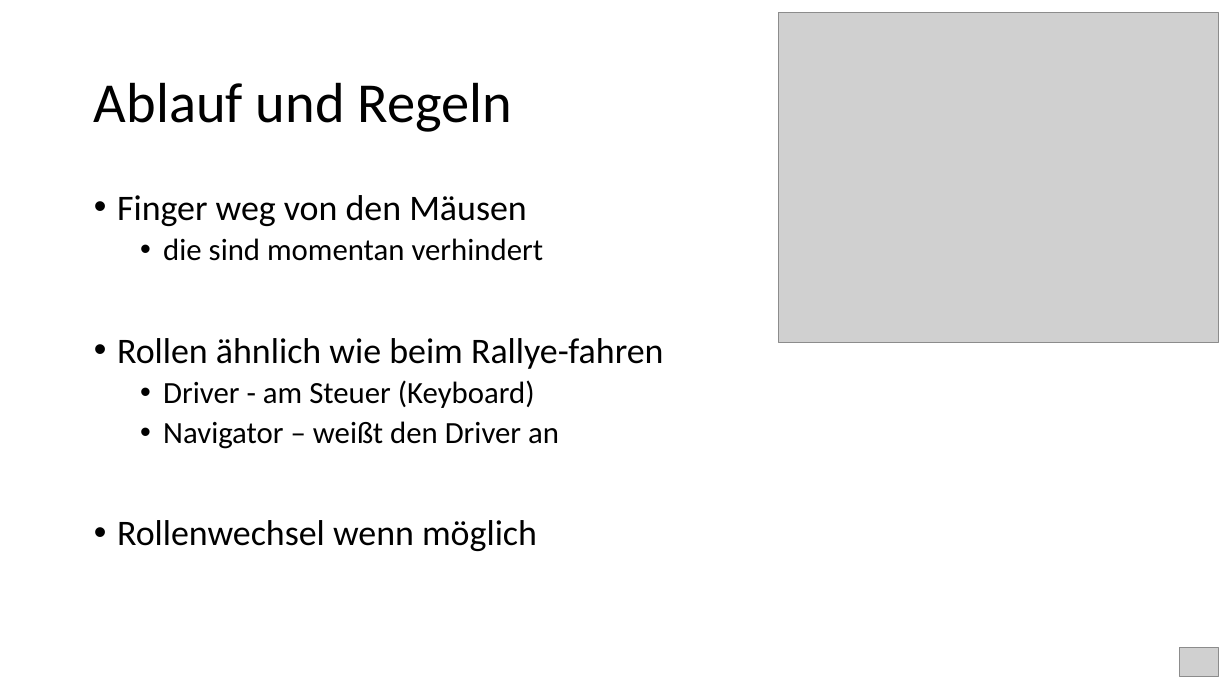
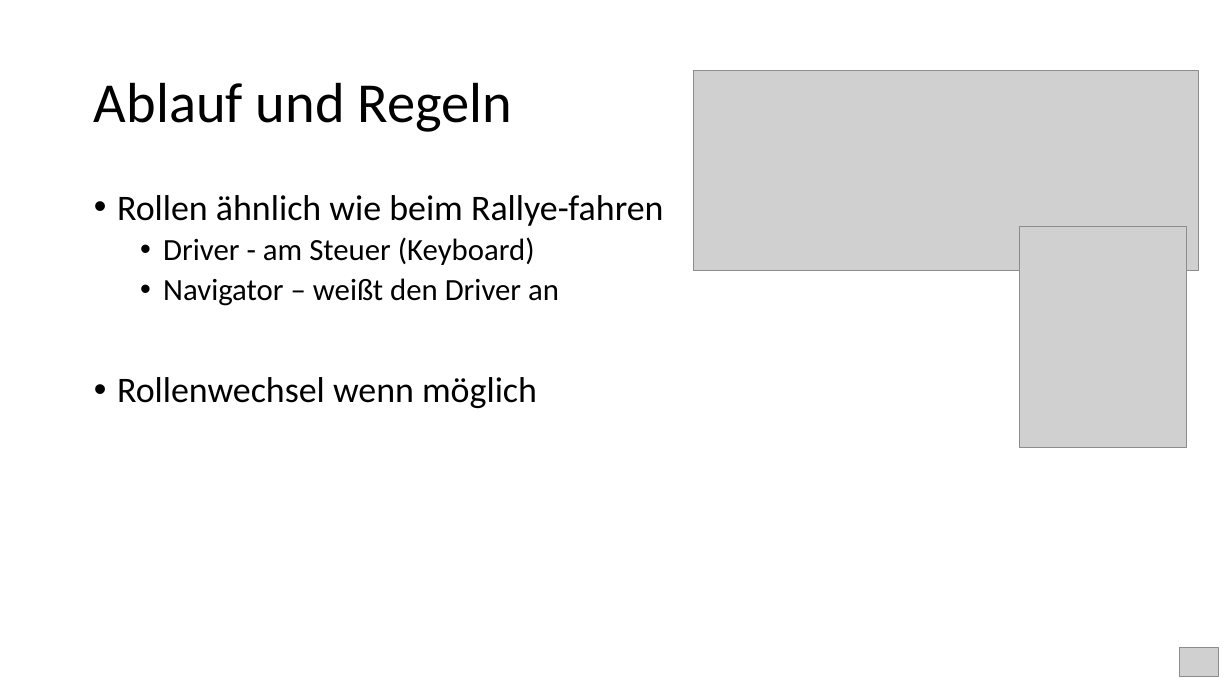
Before and after one commit to techtalk/CodingDojos, a slide deck: slide 3 of Regex/DojoPresiVorlage.pptx. Drawn at 1232x693 pixels with LibreOffice and Linux fonts; fonts in the diff are those of the drawing; grey boxes stand for pictures. Boxes give left, top, right and bottom in pixels: in the first picture for what was removed or moved away, otherwise in the second. Text is boxed around its words. In the diff, an @@ line names an element or a change of style, - is before the commit and + after.

```diff
--- a/Regex/DojoPresiVorlage.pptx
+++ b/Regex/DojoPresiVorlage.pptx
@@ picture: place and size @@
-picture at (779, 13, 1219, 343)
+picture at (693, 71, 1200, 272)
@@ text at (117, 195, 544, 261): paragraphs removed @@
-• Finger weg von den Mäusen
-  • die sind momentan verhindert
@@ picture added at (1020, 226, 1187, 448) @@
```
Also in this commit, not shown: 1 other slide changed.
